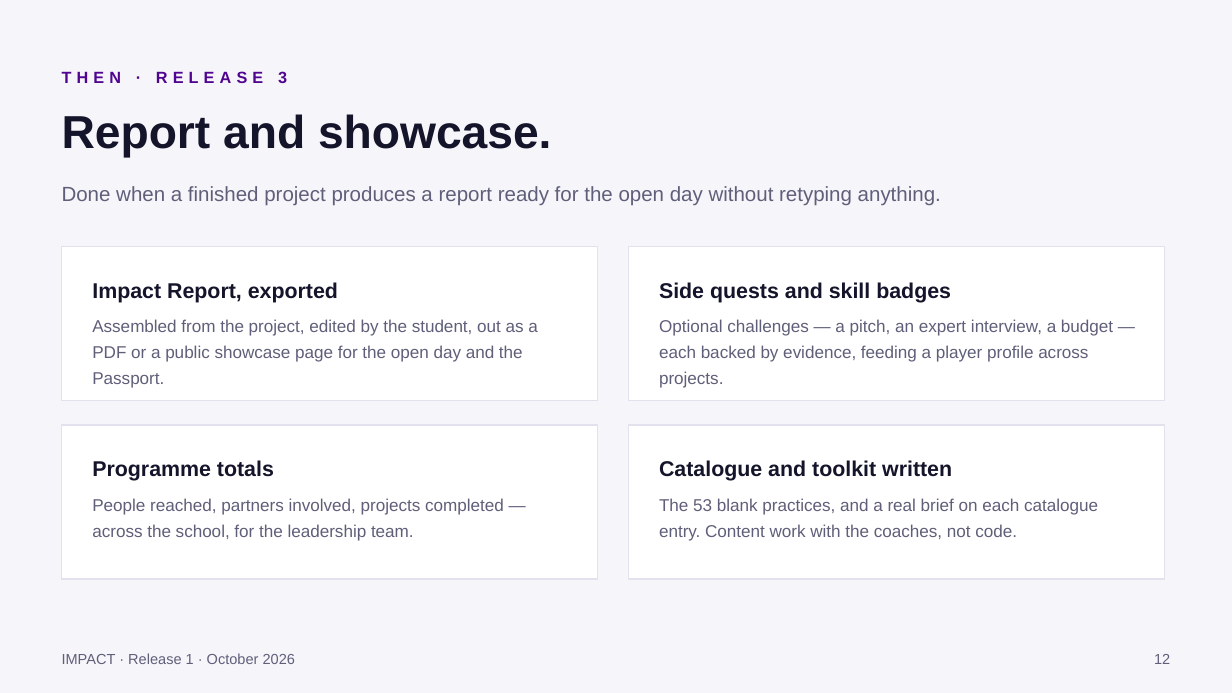
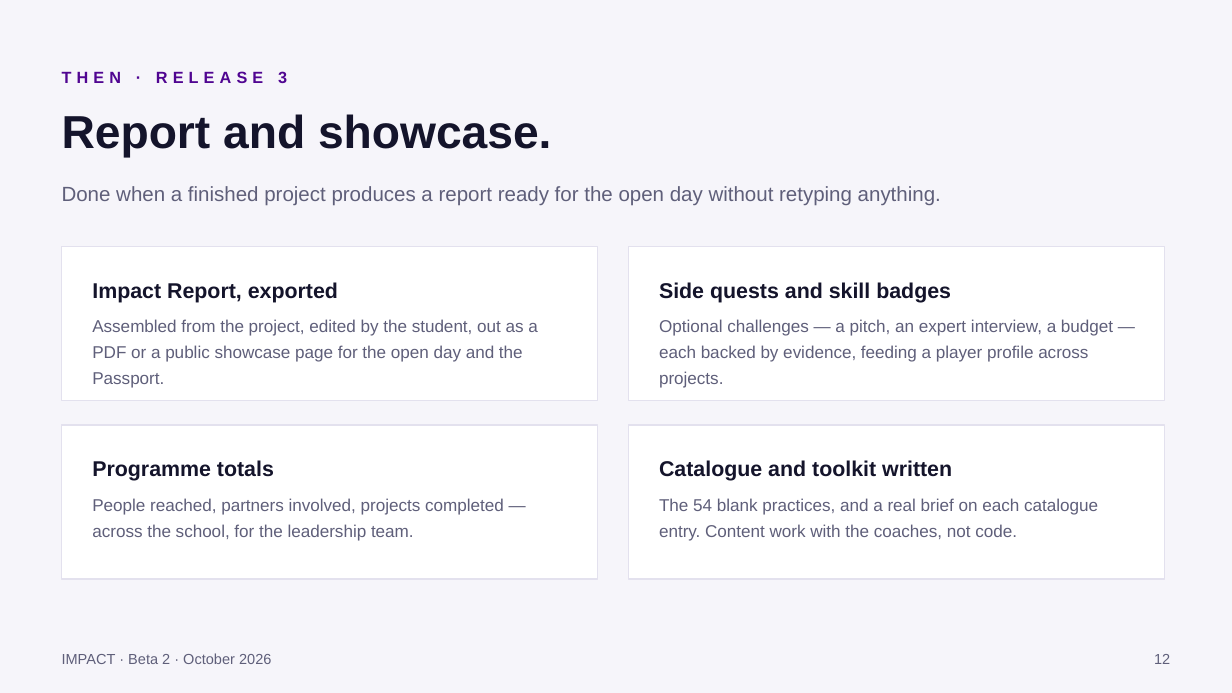
Before and after one commit to alexandermalinsky-brutal-guet-ag/eastwood-impact-lms, a slide deck: slide 11 of docs/IMPACT-Release-1-Demo.pptx (slide 12 before the commit). Drawn at 1232x693 pixels with LibreOffice and Linux fonts; fonts in the diff are those of the drawing. Boxes give left, top, right and bottom in pixels: in the first picture for what was removed or moved away, otherwise in the second. Text is boxed around its words. In the diff, an @@ line names an element or a change of style, - is before the commit and + after.

```diff
--- a/docs/IMPACT-Release-1-Demo.pptx
+++ b/docs/IMPACT-Release-1-Demo.pptx
@@ text at (659, 498, 1098, 541): text changed @@
-The 53 blank practices, and a real brief on each catalogue entry. Content work with the coaches, not code.
+The 54 blank practices, and a real brief on each catalogue entry. Content work with the coaches, not code.
@@ text at (62, 653, 271, 664): text changed @@
-IMPACT · Release 1 · October 2026
+IMPACT · Beta 2 · October 2026
```
Also in this commit, not shown: 12 other slides changed, 2 slides added, 1 slide removed.
